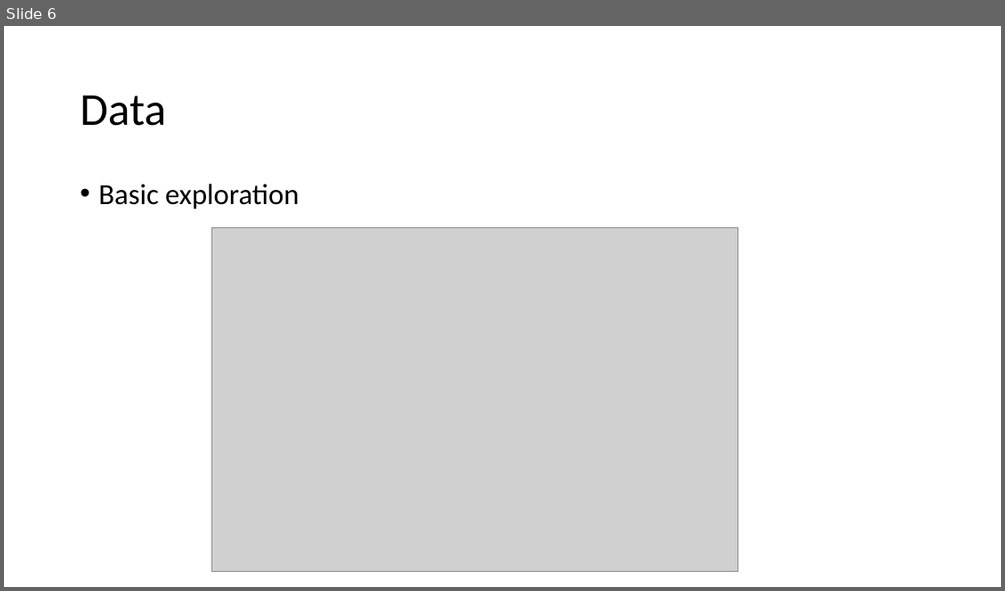
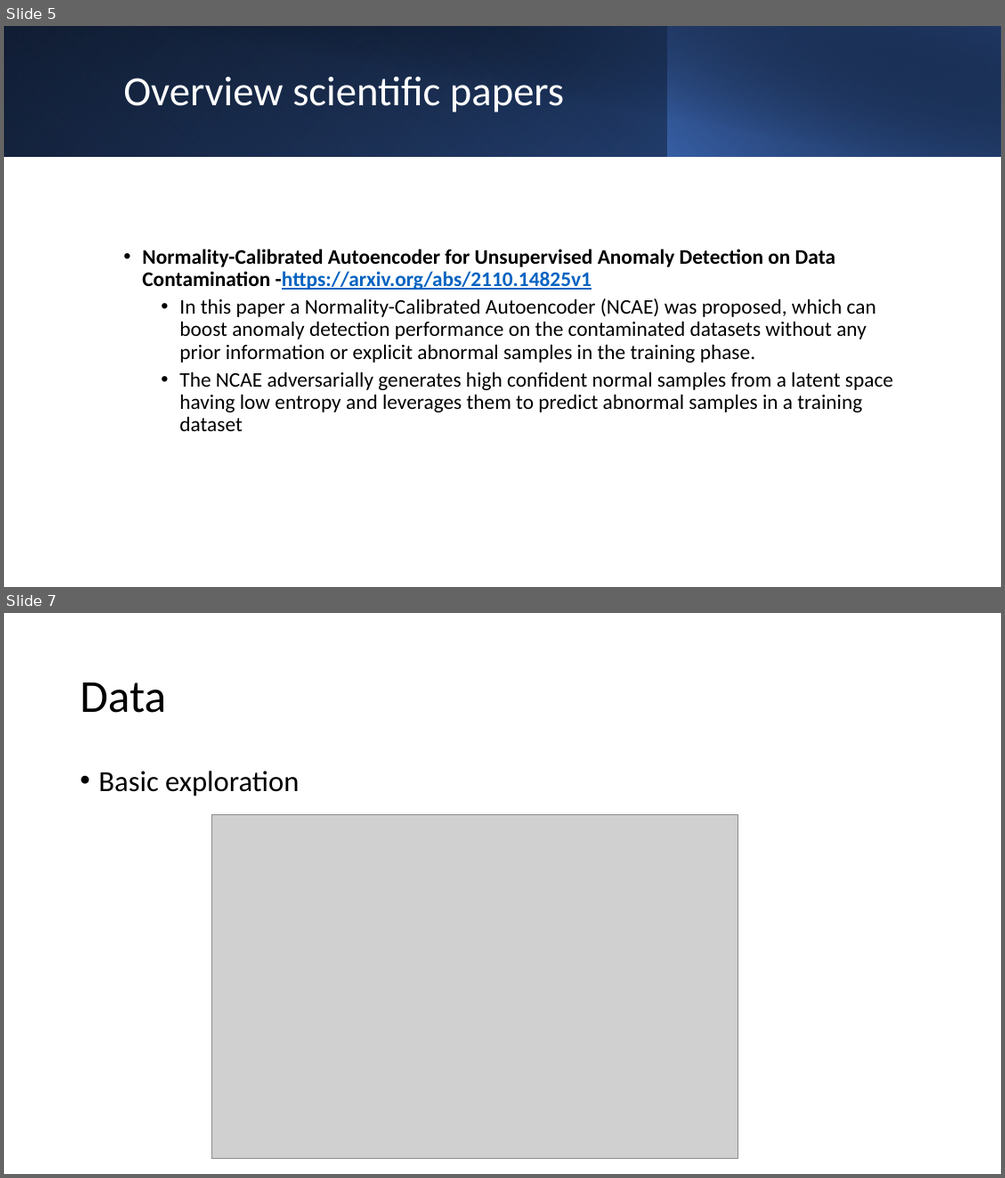
Before and after one commit to Createdd/computervision_ue, a slide deck: present1.pptx. Shown one above the other, each under a label of ours: slide 6 before the commit, slides 5 and 7 after it; the slides between them are not shown. The pictures are 1005x591 and 1005x1178 pixels, drawn with LibreOffice and Linux fonts; fonts in the diff are those of the drawing; grey boxes stand for pictures. Boxes give left, top, right and bottom in pixels: in the first picture for what was removed or moved away, otherwise in the second. Text is boxed around its words. In the diff, an @@ line names an element or a change of style, - is before the commit and + after.

```diff
--- a/present1.pptx
+++ b/present1.pptx
@@ slide 5 added at (4,26,1001,587), background #FFFFFF @@
@@ rectangle added at (4,26,1001,156), fill gradient #000000 to #2F5597 @@
@@ rectangle added at (4,26,668,156), fill gradient #4472C4 to #203864 @@
@@ rectangle added at (41,26,1001,157), fill gradient #000000 to #203864 @@
@@ rectangle added at (667,26,1001,156), fill gradient #4472C4 to #000000 @@
@@ title added at (123,76,564,112), 40 pt, text #FFFFFF @@
+Overview scientific papers
@@ text added at (142,248,893,431), 20 pt, text #000000 @@
+• Normality-Calibrated Autoencoder for Unsupervised Anomaly Detection on Data Contamination -https://arxiv.org/abs/2110.14825v1
+  • In this paper a Normality-Calibrated Autoencoder (NCAE) was proposed, which can boost anomaly detection performance on the contaminated datasets without any prior information or explicit abnormal samples in the training phase.
+  • The NCAE adversarially generates high confident normal samples from a latent space having low entropy and leverages them to predict abnormal samples in a training dataset
@@ what was slide 6 is now slide 7 @@
```
Also in this commit, not shown: 4 slides changed, 1 other slide added, 1 slide removed.
